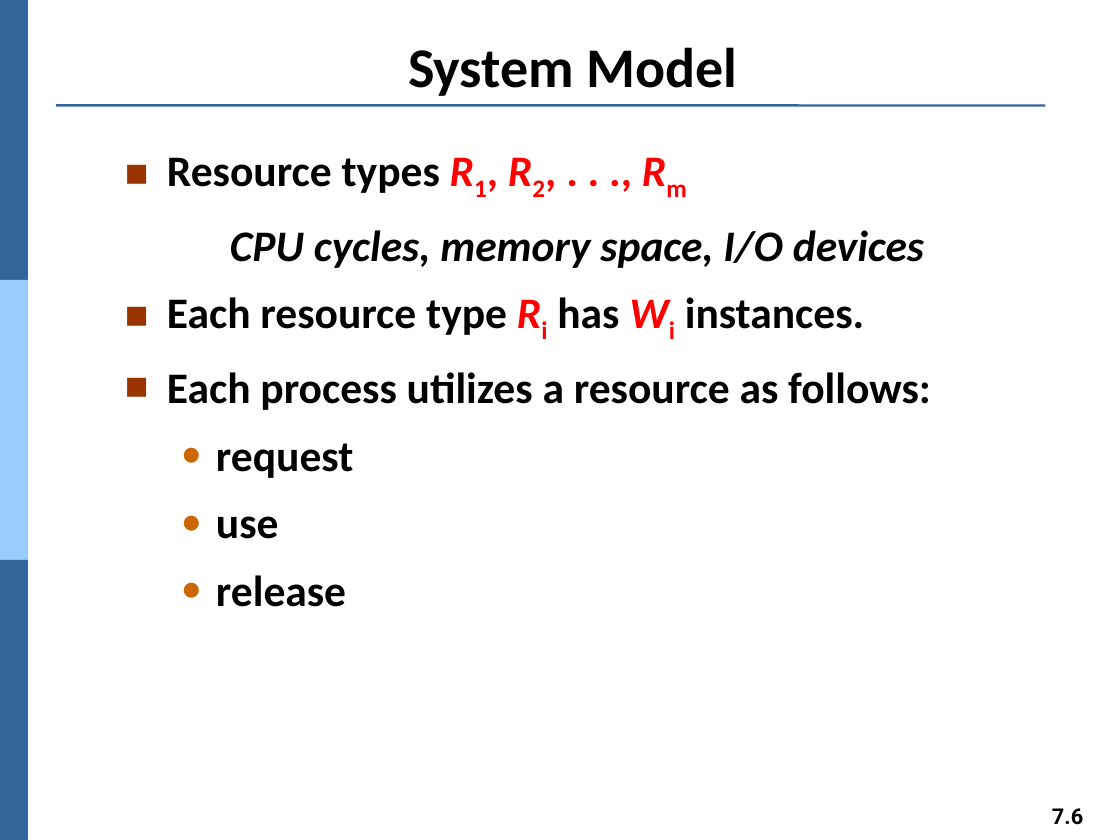
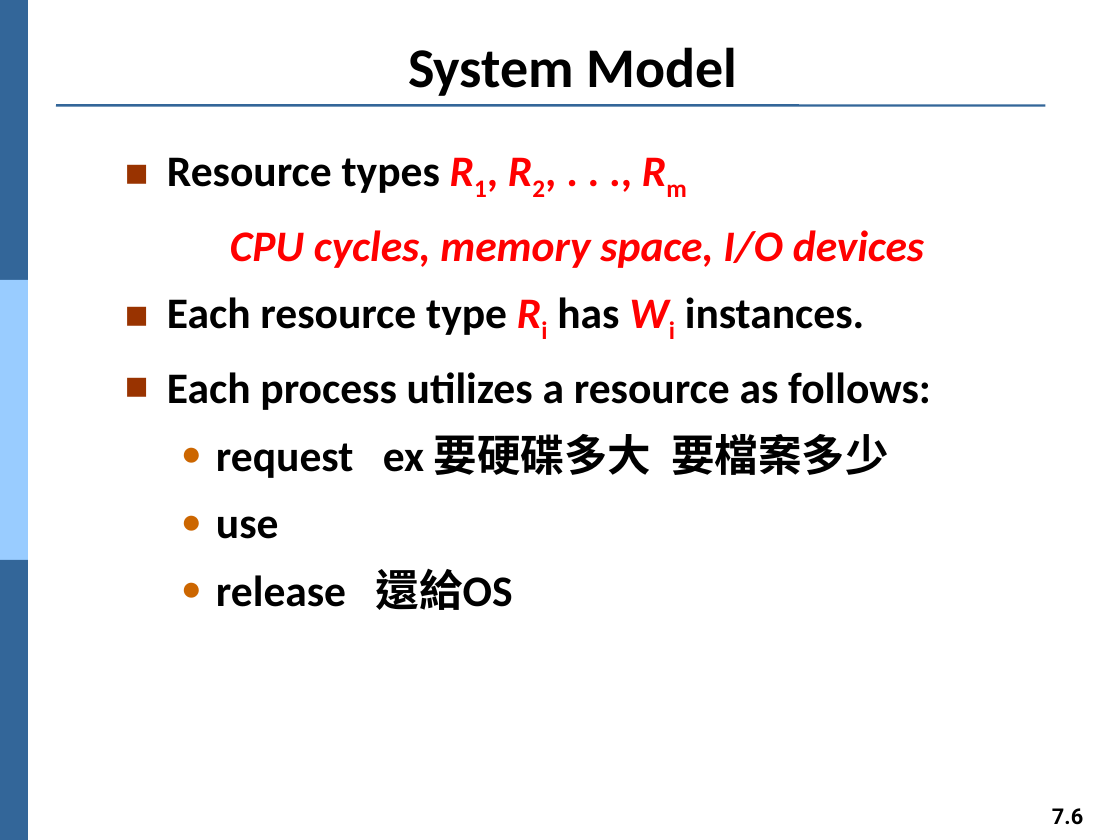
Before and after one commit to Yang09701194/OS_Learning, a slide deck: slide 6 of ch07.pptx. Drawn at 1120x840 pixels with LibreOffice and Linux fonts; fonts in the diff are those of the drawing. Boxes give left, top, right and bottom in pixels: in the first picture for what was removed or moved away, otherwise in the second. Text is boxed around its words. In the diff, an @@ line names an element or a change of style, - is before the commit and + after.

```diff
--- a/ch07.pptx
+++ b/ch07.pptx
@@ text at [230,230,924,268]: text colour #000000 to #FF0000 in "CPU cycles, memory space, I/O devices" @@
@@ text at [216,434,889,478]: text changed @@
-  ● request
+  ● request ex 要硬碟多大 要檔案多少
@@ text at [216,569,513,610]: text changed @@
-  ● release
+  ● release 還給OS
```
Also in this commit, not shown: 12 other slides changed, 2 slides added.
